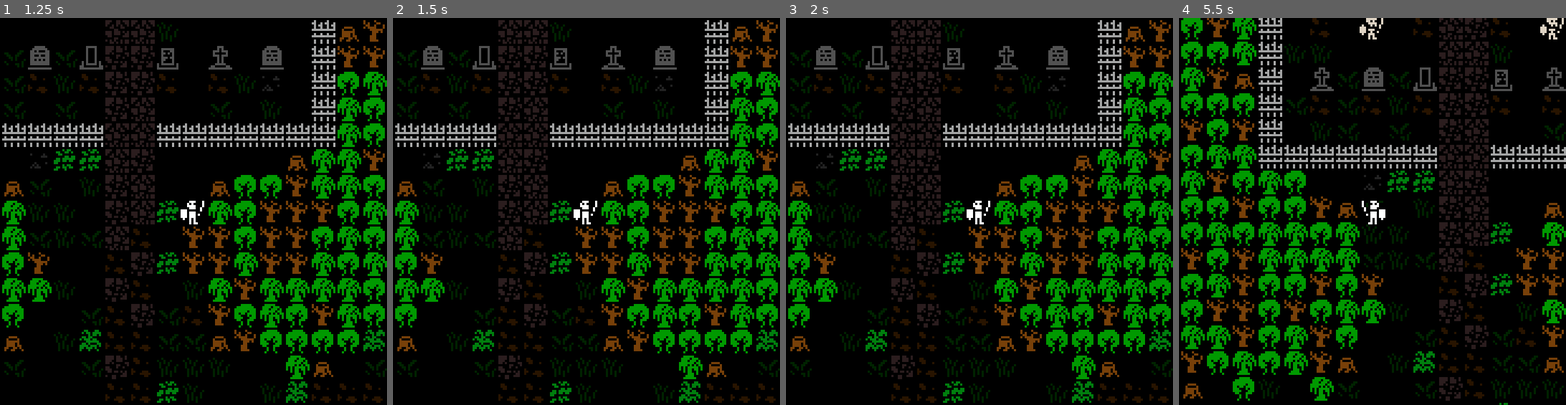
Above: before the commit, frames 1-4 (left to right).
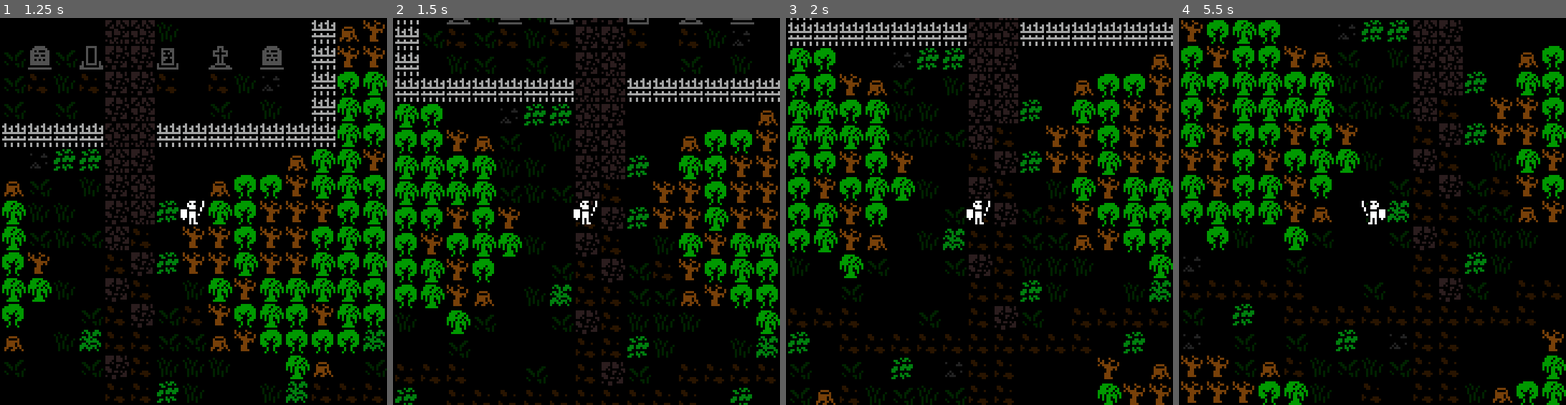
Above: after the commit, the same moments.

Repository: AaronWizard/skeleton-king
Game: Godot game, scene res://src/main.tscn
Two runs of this game, one before a commit and one after it. Both use one fixed random seed, a clock stepped at 60 frames per second and the inputs below.
Inputs (mouse positions are in pixels of both pictures, inside the frame that each line leads up to):
- Up to frame 1 (1.25 s): tap Enter at 0.5 s; move the mouse to (278, 192) at 0.52 s; hold Right (move_east) from 0.53 s (still down); click (278, 192) at 0.6 s
- Up to frame 2 (1.5 s): move the mouse to (509, 230) at 1.27 s; release Right (move_east) at 1.28 s; hold Down (move_south) from 1.28 s (still down); click (509, 230) at 1.35 s
- Up to frame 3 (2 s): keep holding Down (move_south)
- Up to frame 4 (5.5 s): move the mouse to (1411, 126) at 2.02 s; release Down (move_south) at 2.03 s; hold Right (move_east) 2.03-2.78 s; tap Space (wait) at 2.1, 3.5, 4.35 s; click (1411, 126) at 2.3 s; move the mouse to (1353, 288) at 2.77 s; hold Up (move_north) 2.78-3.53 s; click (1353, 288) at 2.85 s; move the mouse to (1488, 269) at 3.52 s; hold Left (move_west) 3.53-5.03 s; click (1488, 269) at 3.6 s; move the mouse to (1256, 153) at 4.27 s; click (1256, 153) at 4.55 s; move the mouse to (1391, 211) at 5.02 s; hold Down (move_south) from 5.03 s (still down); click (1391, 211) at 5.1 s

Frame 1 is identical in both runs. In frame 2, 39% of the frame differs, in the area x 0-100%, y 0-100%; in frame 3, 38%; in frame 4, 39%.

Commit message:
Debug player teleport

Diff:
--- a/src/game/game.tscn
+++ b/src/game/game.tscn
@@ -14,6 +14,7 @@
 metadata/_edit_lock_ = true
 
 [node name="PlayerInput" parent="." instance=ExtResource("5_yarin")]
+cheats_enabled = true
 
 [node name="Camera" type="Camera2D" parent="."]
 script = ExtResource("5_xptat")
--- a/src/ui/player_input.gd
+++ b/src/ui/player_input.gd
@@ -1,5 +1,7 @@
 class_name PlayerInput
 extends Node
+
+@export var cheats_enabled := false
 
 var player: Actor
 var controller: PlayerController
@@ -21,6 +23,9 @@
 func _process(_delta: float) -> void:
 	if not _timer.is_stopped():
 		return
+
+	if cheats_enabled and Input.is_action_just_pressed("click"):
+		player.origin_cell = player.map.mouse_cell
 
 	if Input.is_action_just_pressed("wait"):
 		_end_turn(null)
